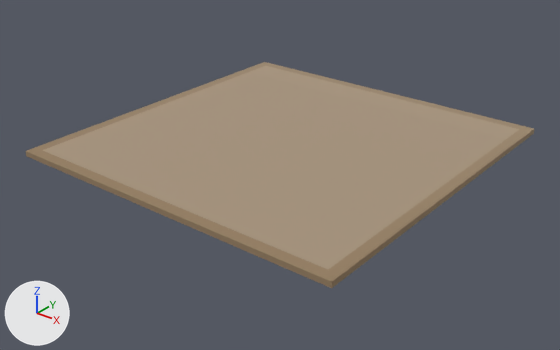
Two versions of the FBX model Office_FPS/Assets/_OfficeSimulator_Root/Art/3D/Models/Módulos/SM_Ceiling1x1.fbx, one commit apart.
One viewpoint serves both versions: a camera (50 mm lens) standing at (1.716, -1.057, 0.862) and looking at (0.507, 0.455, -0.075). Lighting does not change. The marker at lower left points along +X, +Y and +Z. Where no turn or scale is listed for an object, it has been applied to the vertices.
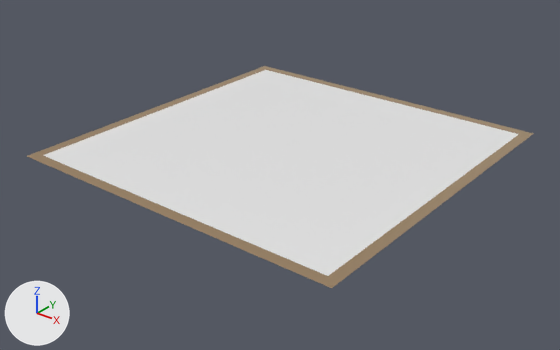
Patch to the scene script:
```diff
--- a/Office_FPS/Assets/_OfficeSimulator_Root/Art/3D/Models/Módulos/SM_Ceiling1x1.fbx.py
+++ b/Office_FPS/Assets/_OfficeSimulator_Root/Art/3D/Models/Módulos/SM_Ceiling1x1.fbx.py
@@ mat_emission @@
+mat_emission = principled_material('emission')
+mat_emission.base_color = (0.8, 0.8, 0.8)  # white #e7e7e7
+mat_emission.roughness = 0.4
@@ me_plane_001 @@
 # used by ob_plane; location = (0.0, 0.0, 0.0)
-me_plane_001.from_pydata(...)  # 16 vertices, 14 faces; spans x 0.0..1.0, y 0.0..1.0, z 0.0..0.015
+me_plane_001.from_pydata(...)  # 8 vertices, 5 faces; spans x 0.0..1.0, y 0.0..1.0, z 0.0
+# me_plane_001 part 1
+# 8 vertices are removed from x 0.0..1.0, y 0.0..1.0, z 0.015
+# 9 faces are deleted
+# me_plane_001 part 2: 1 face spanning x 0.031..0.969, y 0.031..0.969, z 0.0 switches from mat_material_007 (picture img_office_fullatlas_png) to mat_emission (white #e7e7e7)
 me_plane_001.materials.append(mat_material_007)
+me_plane_001.materials.append(mat_emission)  # white #e7e7e7
```

Pixel boxes [x1, y1, x2, y2] of what changed, in the pictures (560 x 350 px):
'Plane', reshaped
    before: [26, 62, 534, 288]
    after: [27, 66, 534, 288]
part 1 of me_plane_001, deleted (beige)
    before: [26, 62, 534, 288]
part 2 of me_plane_001, recoloured
    after: [43, 70, 519, 276]
